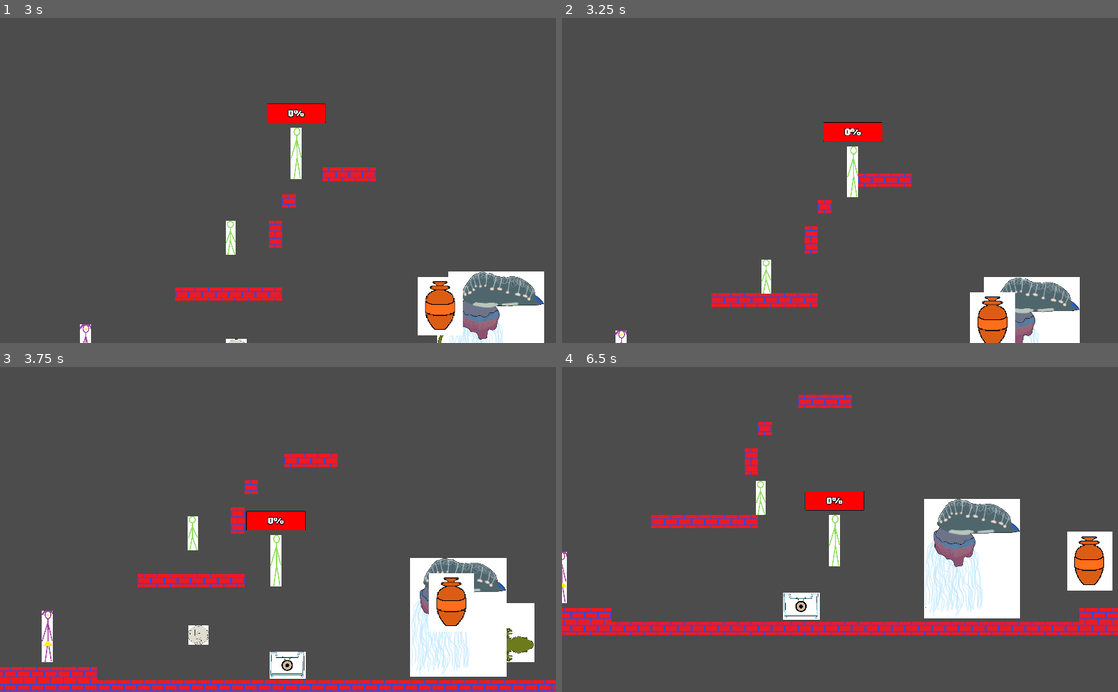
Above: before the commit, frames 1-4 (two rows, left to right).
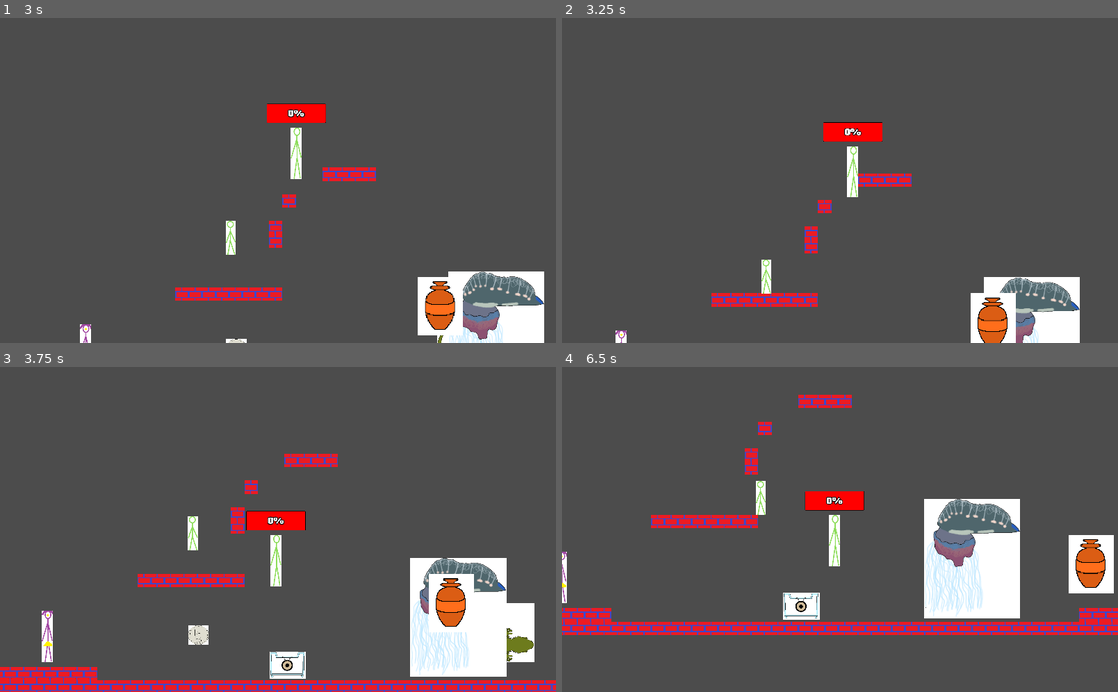
Above: after the commit, the same moments.

Repository: EyeBallTank/PROJECT-NORTUBEL-main-ish
Game: Godot game, scene res://screens/MainMenu.tscn
The game is run twice, just before and just after one commit, with the same random seed, the same clock (stepped at 60 frames per second) and the same inputs.
Inputs:
- Up to frame 1 (3 s): click "Start/Começo" at 0.5 s; click "Start/Começo" at 1.25 s; hold F (followme) 2.03-2.78 s; hold Right (right) from 2.03 s (still down); tap Up (jumpup) at 2.27 s; tap S (standstill) at 2.85 s
- Up to frame 2 (3.25 s): keep holding Right (right); tap Up (jumpup) at 3.02 s
- Up to frame 3 (3.75 s): release Right (right) at 3.53 s; hold Left (left) from 3.53 s (still down); hold F (followme) from 3.53 s (still down)
- Up to frame 4 (6.5 s): release Left (left) at 4.28 s; release F (followme) at 4.28 s; hold Right (right) 4.28-5.78 s; tap S (standstill) at 4.35, 5.85 s; tap Up (jumpup) at 4.52, 5.27, 6.02 s; hold F (followme) 5.03-5.78 s; hold Left (left) from 5.78 s (still down)

Frame 1 is identical in both runs. In frame 2, 0.2% of the frame differs, in the area x 73-82%, y 84-100%; in frame 3, 0.2%; in frame 4, 0.6%, in the area x 90-100%, y 50-70%.

Commit message:
it seems the back of the enemy doesn't hurt the player
part of why this can be bad is because the hitbox might be shared by other entities

Diff:
--- a/src/enemies/gecko enemy.tscn
+++ b/src/enemies/gecko enemy.tscn
@@ -5,10 +5,10 @@
 [ext_resource path="res://src/behind_the_scenes/Enemy Hitbox.tscn" type="PackedScene" id=3]
 
 [sub_resource type="RectangleShape2D" id=1]
-extents = Vector2( 211, 77 )
+extents = Vector2( 205, 73 )
 
 [sub_resource type="RectangleShape2D" id=2]
-extents = Vector2( 214.5, 83 )
+extents = Vector2( 212, 77 )
 
 [node name="Gecko enemy" type="KinematicBody2D" groups=["enemies"]]
 collision_layer = 32
@@ -22,11 +22,11 @@
 flip_v = true
 
 [node name="CollisionShape2D" type="CollisionShape2D" parent="."]
-position = Vector2( 2, -157 )
+position = Vector2( 3, -156 )
 shape = SubResource( 1 )
 
 [node name="Area2D" parent="." instance=ExtResource( 3 )]
 
 [node name="CollisionShape2D" type="CollisionShape2D" parent="Area2D"]
-position = Vector2( 0.5, -156 )
+position = Vector2( 1, -157 )
 shape = SubResource( 2 )
